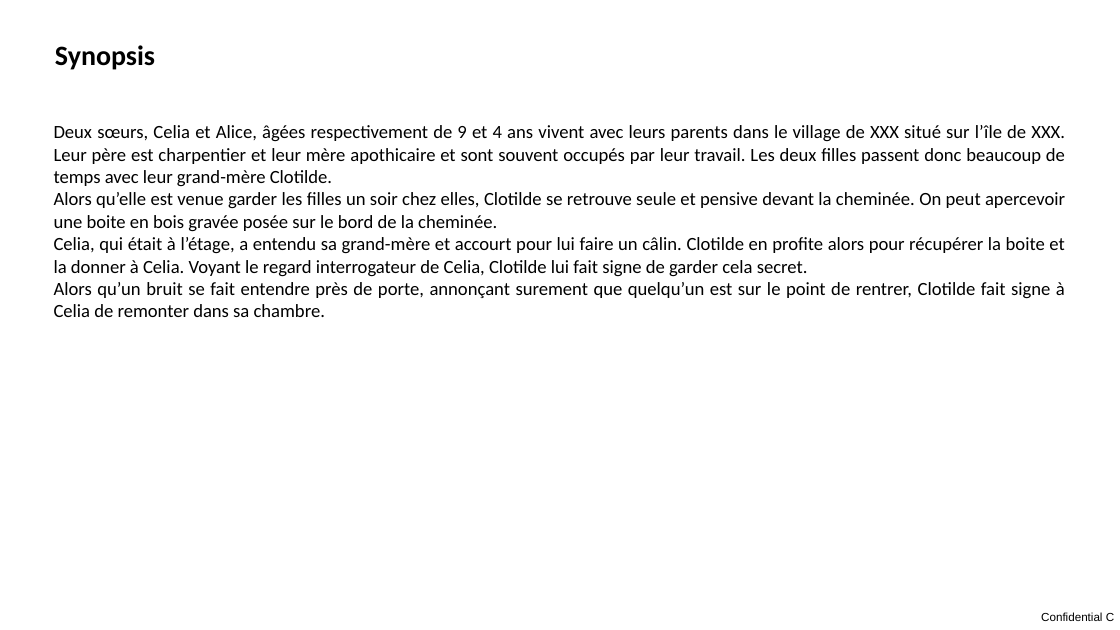
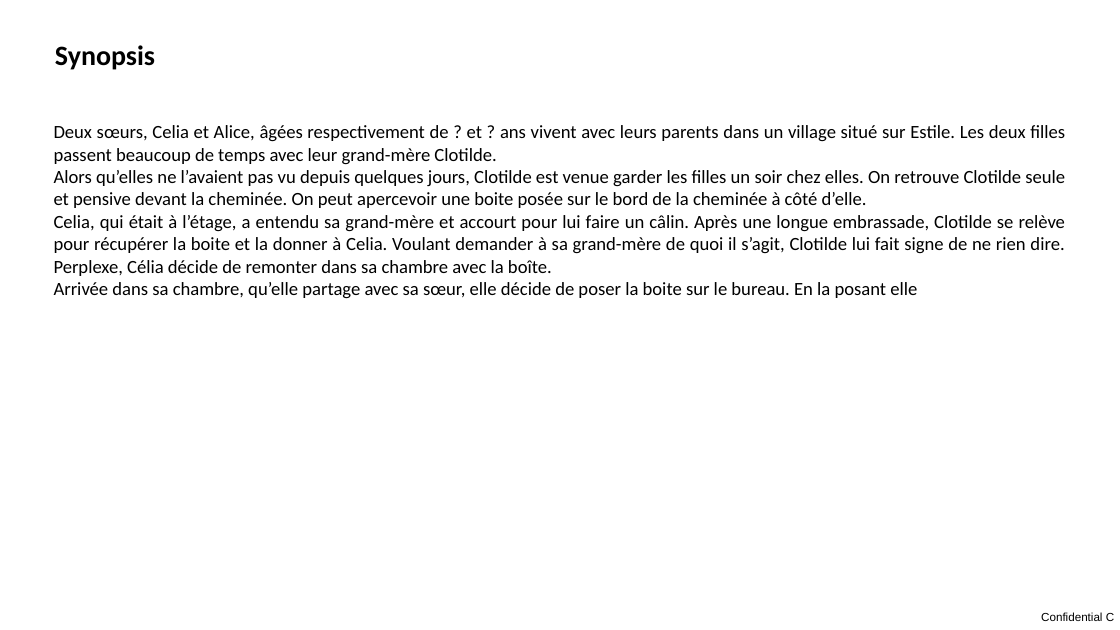
Before and after one commit to Audichu/Formation_studi, a slide deck: slide 4 of 01_WorkInProgress/01_PréProd/intention.pptx. Drawn at 1120x630 pixels with LibreOffice and Linux fonts; fonts in the diff are those of the drawing. Boxes give left, top, right and bottom in pixels: in the first picture for what was removed or moved away, otherwise in the second. Text is boxed around its words. In the diff, an @@ line names an element or a change of style, - is before the commit and + after.

```diff
--- a/01_WorkInProgress/01_PréProd/intention.pptx
+++ b/01_WorkInProgress/01_PréProd/intention.pptx
@@ text at (54,125,1065,299): text changed @@
-Deux sœurs, Celia et Alice, âgées respectivement de 9 et 4 ans vivent avec leurs parents dans le village de XXX situé sur l’île de XXX. Leur père est charpentier et leur mère apothicaire et sont souvent occupés par leur travail. Les deux filles passent donc beaucoup de temps avec leur grand-mère Clotilde.
-Alors qu’elle est venue garder les filles un soir chez elles, Clotilde se retrouve seule et pensive devant la cheminée. On peut apercevoir une boite en bois gravée posée sur le bord de la cheminée.
-Celia, qui était à l’étage, a entendu sa grand-mère et accourt pour lui faire un câlin. Clotilde en profite alors pour récupérer la boite et la donner à Celia. Voyant le regard interrogateur de Celia, Clotilde lui fait signe de garder cela secret.
-Alors qu’un bruit se fait entendre près de porte, annonçant surement que quelqu’un est sur le point de rentrer, Clotilde fait signe à Celia de remonter dans sa chambre.
+Deux sœurs, Celia et Alice, âgées respectivement de ? et ? ans vivent avec leurs parents dans un village situé sur Estile. Les deux filles passent beaucoup de temps avec leur grand-mère Clotilde.
+Alors qu’elles ne l’avaient pas vu depuis quelques jours, Clotilde est venue garder les filles un soir chez elles. On retrouve Clotilde seule et pensive devant la cheminée. On peut apercevoir une boite posée sur le bord de la cheminée à côté d’elle.
+Celia, qui était à l’étage, a entendu sa grand-mère et accourt pour lui faire un câlin. Après une longue embrassade, Clotilde se relève pour récupérer la boite et la donner à Celia. Voulant demander à sa grand-mère de quoi il s’agit, Clotilde lui fait signe de ne rien dire. Perplexe, Célia décide de remonter dans sa chambre avec la boîte.
+Arrivée dans sa chambre, qu’elle partage avec sa sœur, elle décide de poser la boite sur le bureau. En la posant elle
```
Also in this commit, not shown: 5 other slides changed, 1 other file.
